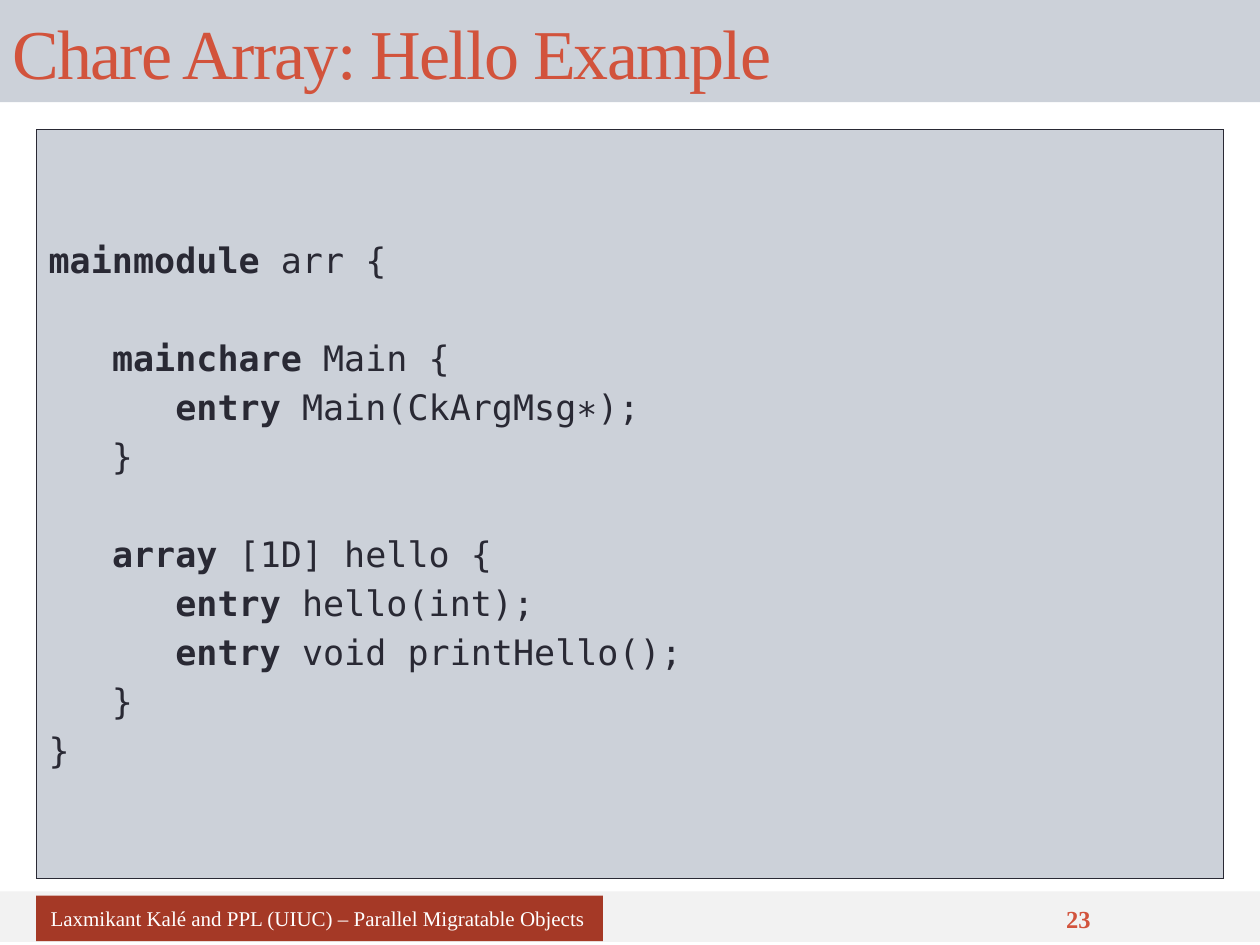
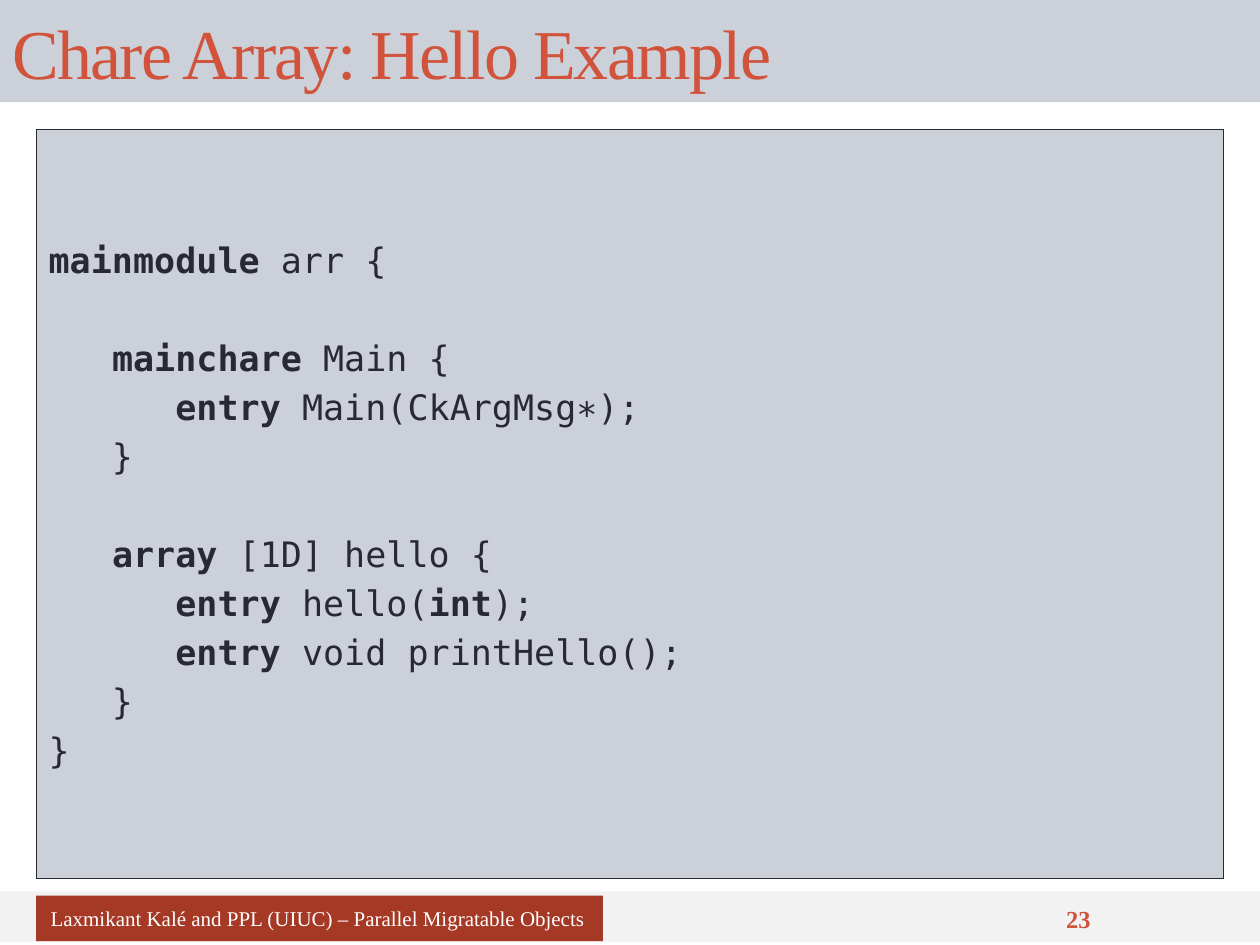
Before and after one commit to UIUC-PPL/charm_tutorial, a slide deck: slide 23 of tutorial-04-charm_basics.pptx. Drawn at 1260x945 pixels with LibreOffice and Linux fonts; fonts in the diff are those of the drawing. Boxes give left, top, right and bottom in pixels: in the first picture for what was removed or moved away, otherwise in the second. Text is boxed around its words. In the diff, an @@ line names an element or a change of style, - is before the commit and + after.

```diff
--- a/tutorial-04-charm_basics.pptx
+++ b/tutorial-04-charm_basics.pptx
@@ text at (175,588,534,624): bold on in "hello(int);" @@
```
Also in this commit, not shown: 9 other slides changed, 4 other files.
